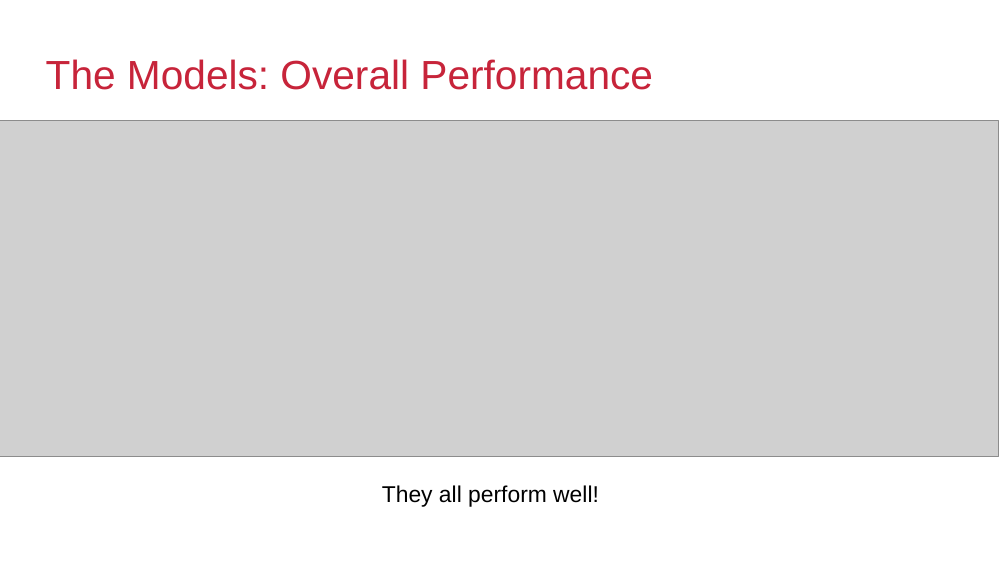
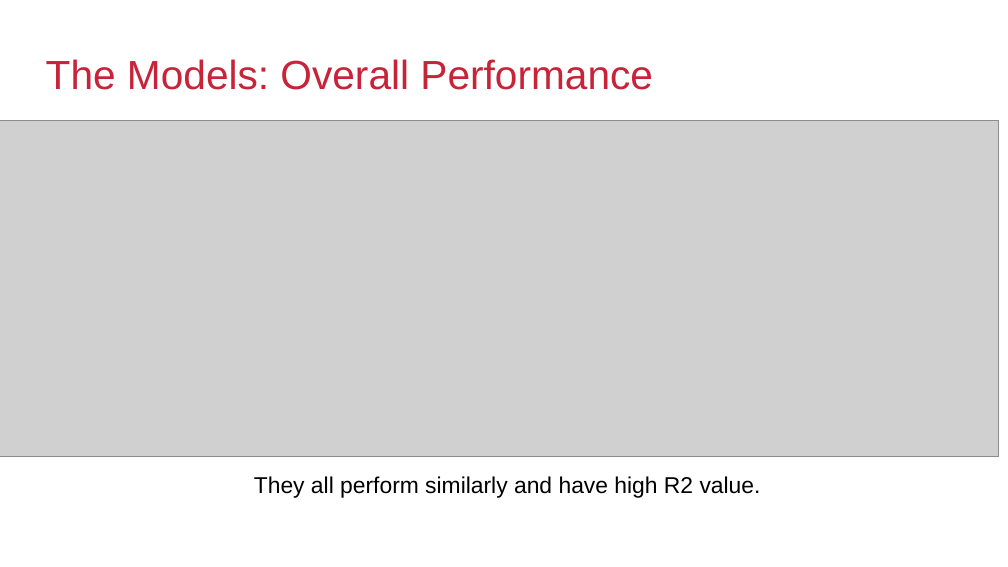
Before and after one commit to mkpetterson/2016-elections, a slide deck: slide 9 of docs/election.odp (slide 10 before the commit). Drawn at 1008x567 pixels with LibreOffice and Linux fonts; fonts in the diff are those of the drawing; grey boxes stand for pictures; background and template pictures are left out. Boxes give left, top, right and bottom in pixels: in the first picture for what was removed or moved away, otherwise in the second. Text is boxed around its words. In the diff, an @@ line names an element or a change of style, - is before the commit and + after.

```diff
--- a/docs/election.odp
+++ b/docs/election.odp
@@ text at <box>254,476,761,498</box>: text changed @@
-They all perform well!
+They all perform similarly and have high R2 value.
```
Also in this commit, not shown: 6 other slides changed, 2 slides added, 2 slides removed, 7 other files.
